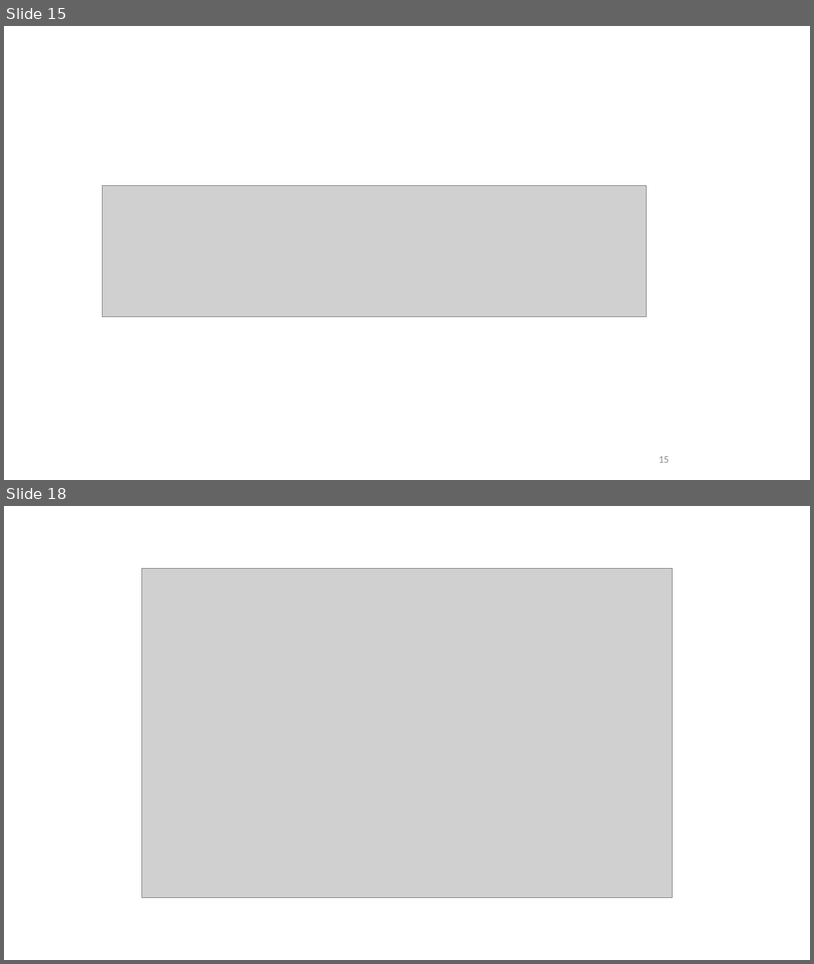
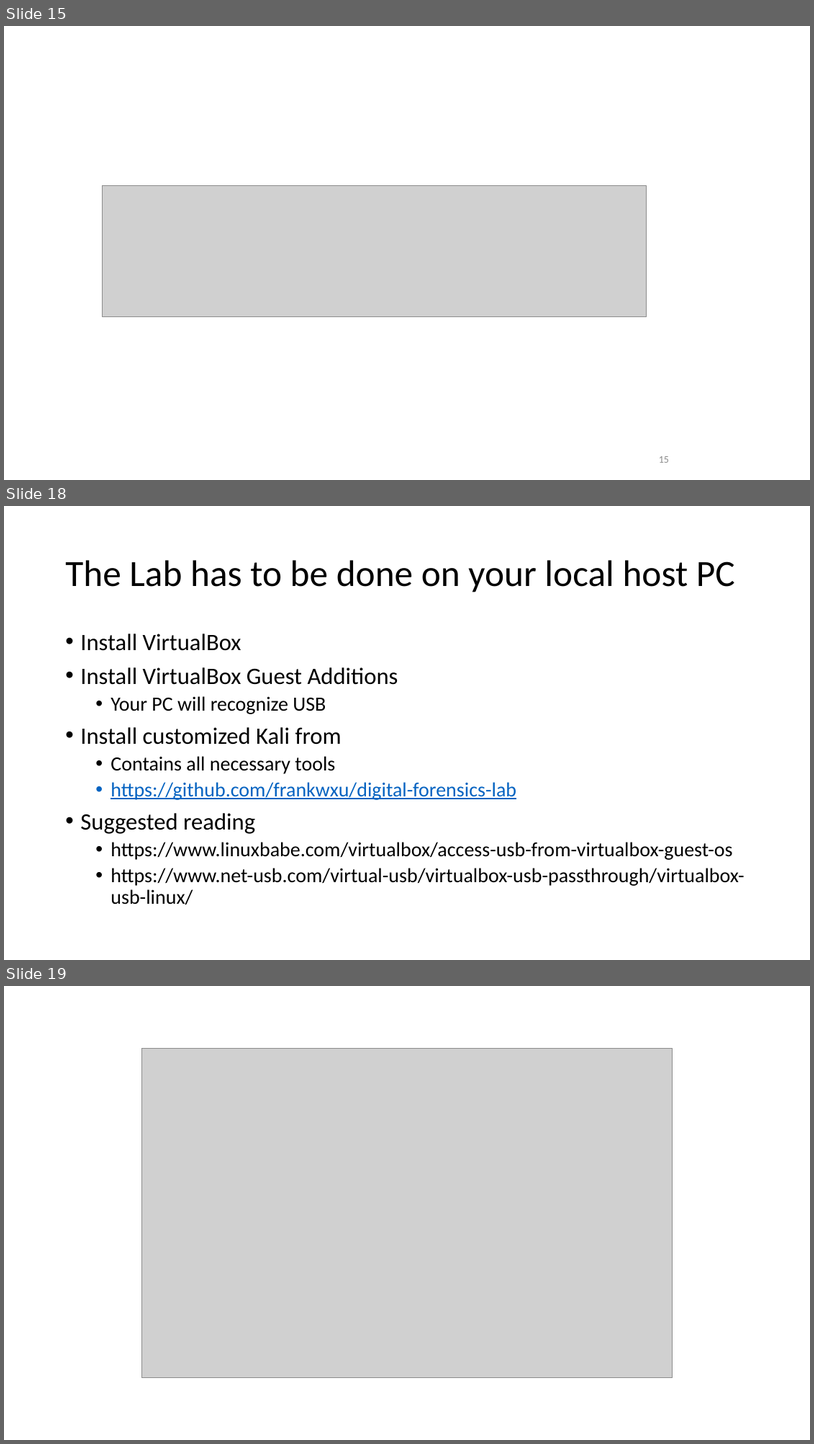
Before and after one commit to frankwxu/digital-forensics-lab, a slide deck: Basic_Computer_Skills_for_Forensics/7_USB_Image_Acquisition.pptx. Shown one above the other, each under a label of ours: slides 15 and 18 before the commit, slides 15, 18 and 19 after it; the slides between them are not shown. The pictures are 814x964 and 814x1444 pixels, drawn with LibreOffice and Linux fonts; fonts in the diff are those of the drawing; grey boxes stand for pictures; background and template pictures are left out. Boxes give left, top, right and bottom in pixels: in the first picture for what was removed or moved away, otherwise in the second. Text is boxed around its words. In the diff, an @@ line names an element or a change of style, - is before the commit and + after.

```diff
--- a/Basic_Computer_Skills_for_Forensics/7_USB_Image_Acquisition.pptx
+++ b/Basic_Computer_Skills_for_Forensics/7_USB_Image_Acquisition.pptx
@@ slide 18 added at [4, 506, 810, 960], background #FFFFFF @@
@@ title added at [65, 560, 736, 592], 44 pt, text #000000 @@
+The Lab has to be done on your local host PC
@@ text added at [80, 633, 744, 904], 24 pt, text #000000 @@
+• Install VirtualBox
+• Install VirtualBox Guest Additions
+  • Your PC will recognize USB
+• Install customized Kali from
+  • Contains all necessary tools
+  • https://github.com/frankwxu/digital-forensics-lab
+• Suggested reading
+  • https://www.linuxbabe.com/virtualbox/access-usb-from-virtualbox-guest-os
+  • https://www.net-usb.com/virtual-usb/virtualbox-usb-passthrough/virtualbox-usb-linux/
@@ what was slide 18 is now slide 19 @@
```
Also in this commit, not shown: 5 slides changed, 3 other slides added, 2 slides removed, 8 other files.
